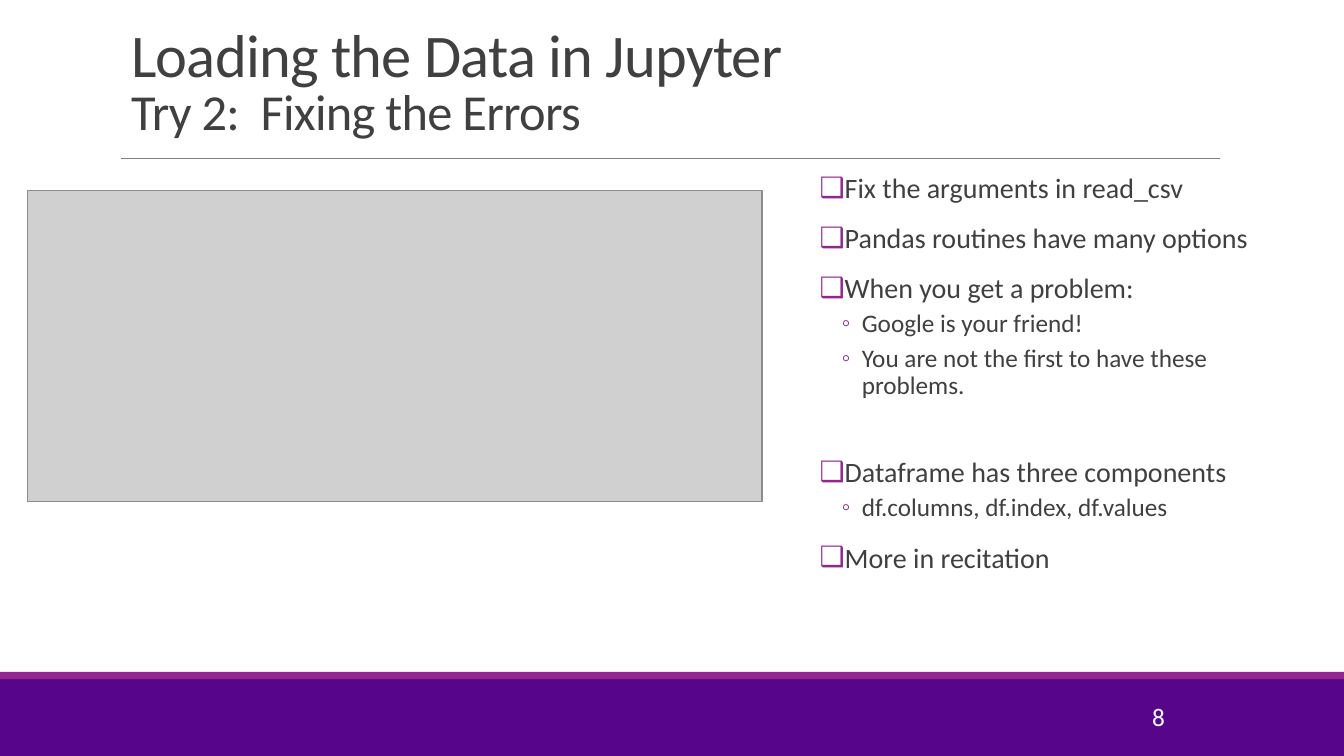
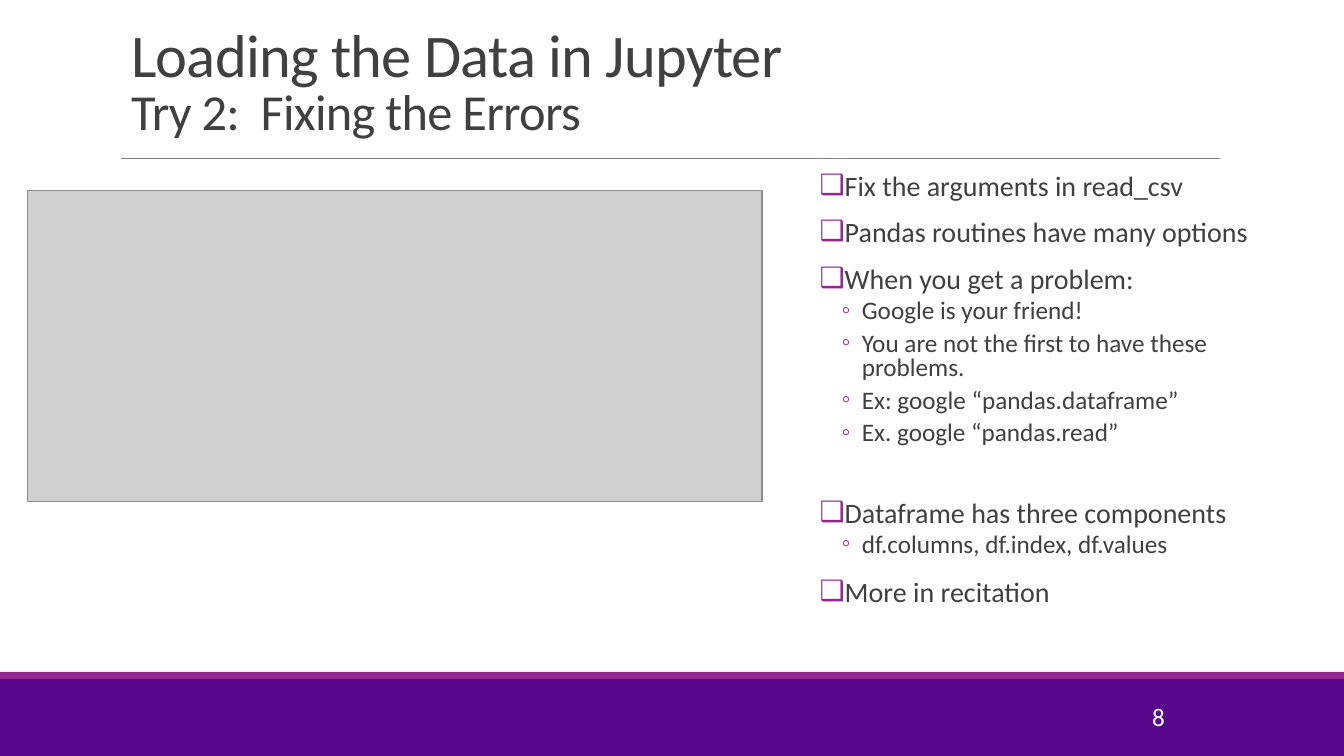
Before and after one commit to joshzzl/introml, a slide deck: slide 8 of lectures/Lect02_SimpRegression.pptx. Drawn at 1344x756 pixels with LibreOffice and Linux fonts; fonts in the diff are those of the drawing; grey boxes stand for pictures; background and template pictures are left out. Boxes give left, top, right and bottom in pixels: in the first picture for what was removed or moved away, otherwise in the second. Text is boxed around its words. In the diff, an @@ line names an element or a change of style, - is before the commit and + after.

Commit message:
Fixing some typos

```diff
--- a/lectures/Lect02_SimpRegression.pptx
+++ b/lectures/Lect02_SimpRegression.pptx
@@ text at (845, 176, 1247, 602): line spacing 0.9 to 0.8 @@
@@ text at (862, 391, 1179, 446): paragraphs added @@
+  ◦ Ex: google “pandas.dataframe”
+  ◦ Ex. google “pandas.read”
```
Also in this commit, not shown: 2 other slides changed, 1 slide added.
